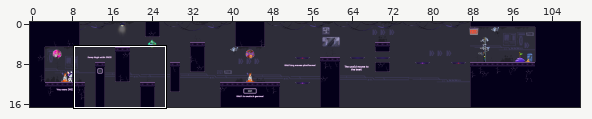
An edit to a level. Tiled map, desktop/out/production/resources/Tiled/tutorial2.tmx. Above, an overview of the earlier version with the close-up marked.
Close-up. Before the edit:
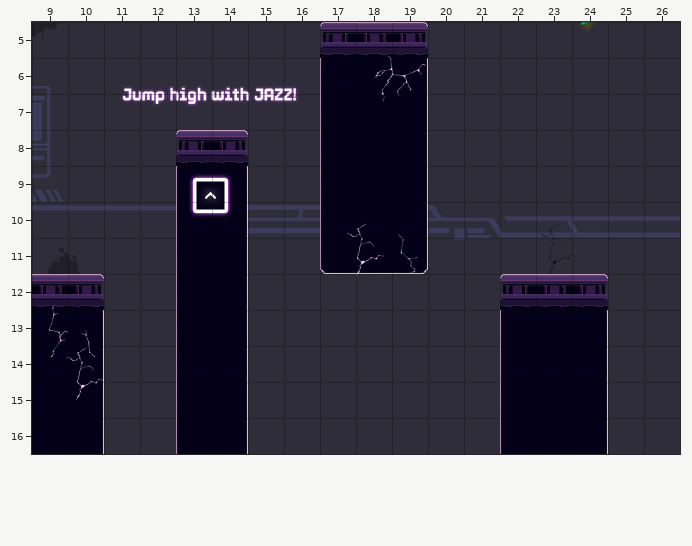
Cells are 64x64 px. Shown: x 9..26, y 5..16. The commit also changed other parts of the map, which this record leaves out.
The result:
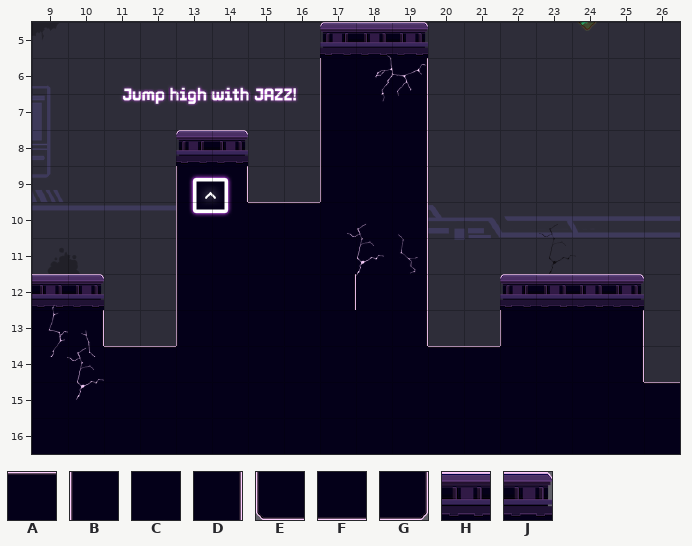
Key: from "rabbeatTileset": A 4, B 6, C 7, D 8, E 9, F 10, G 11, H 13, J 14.
_ is an empty cell.
The exact change:
{"where": "layer \"walls\""}
{"y":10,"x":14,"old":"D__B","new":"CAAC"}
{"y":11,"x":14,"old":"D__EFG","new":"CCCCCD"}
{"y":12,"x":14,"old":"D_____","new":"CCCDCD"}
{"y":12,"x":24,"old":"J_","new":"HJ"}
{"y":13,"x":14,"old":"D_____","new":"CCCCCD"}
{"y":13,"x":24,"old":"D_","new":"CD"}
{"y":14,"x":10,"old":"D__BD_______B","new":"CAACCCCCCCAAC"}
{"y":14,"x":24,"old":"D_","new":"CD"}
{"y":15,"x":10,"old":"D__BD_______B","new":"CCCCCCCCCCCCC"}
{"y":15,"x":24,"old":"D__","new":"CCA"}
{"y":16,"x":10,"old":"D__BD_______B","new":"CCCCCCCCCCCCC"}
{"y":16,"x":24,"old":"D__","new":"CCC"}
{"label":"changed","picture_box":[102,202,502,454]}
{"label":"changed","picture_box":[572,274,680,454]}
